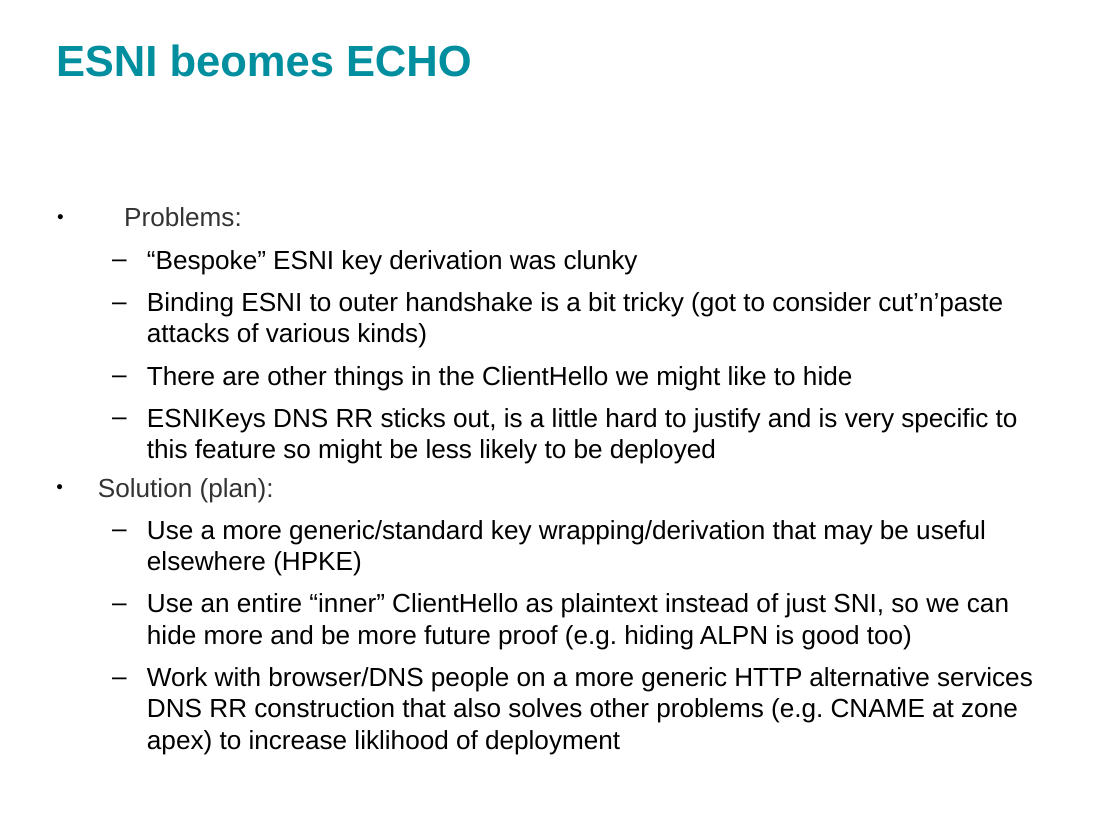
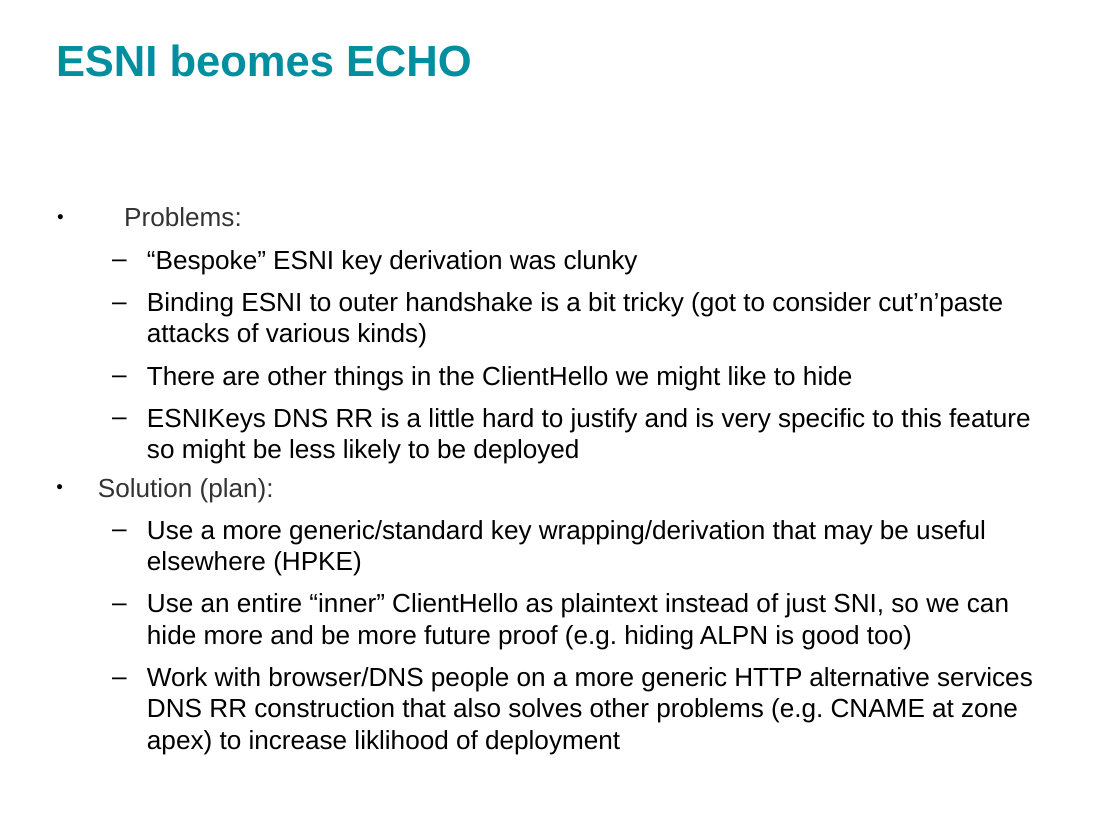
Before and after one commit to sftcd/cs7053, a slide deck: slide 22 of 2016lectures/13-echo.odp (slide 23 before the commit). Drawn at 1120x840 pixels with LibreOffice and Linux fonts; fonts in the diff are those of the drawing. Boxes give left, top, right and bottom in pixels: in the first picture for what was removed or moved away, otherwise in the second. Text is boxed around its words. In the diff, an @@ line names an element or a change of style, - is before the commit and + after.

```diff
--- a/2016lectures/13-echo.odp
+++ b/2016lectures/13-echo.odp
@@ text at bbox=[147, 408, 1030, 464]: text changed @@
-  – ESNIKeys DNS RR sticks out, is a little hard to justify and is very specific to this feature so might be less likely to be deployed
+  – ESNIKeys DNS RR is a little hard to justify and is very specific to this feature so might be less likely to be deployed
```
Also in this commit, not shown: 11 other slides changed, 1 slide removed, 2 other files.
